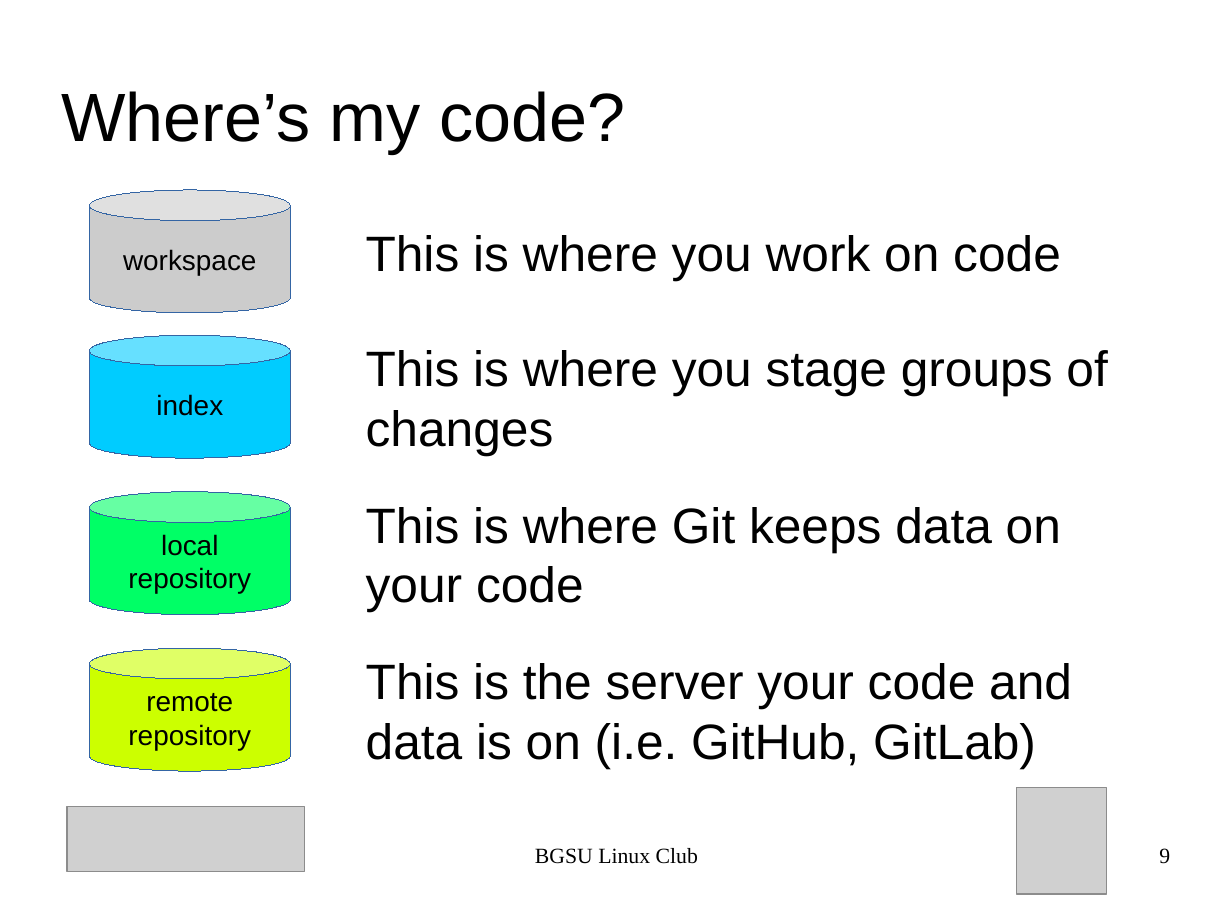
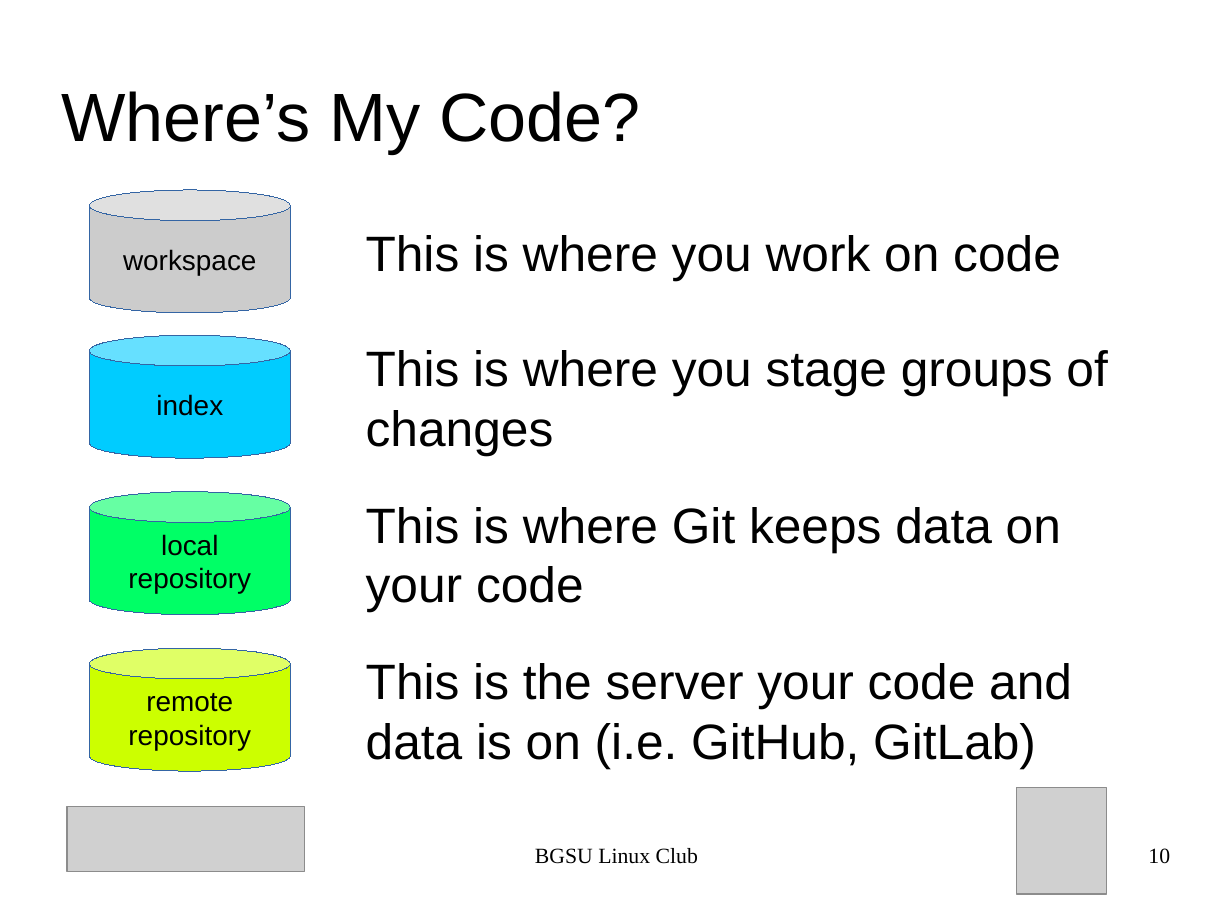
Before and after one commit to BGSU-Linux-Club/BGSU-Git-Tutorial, a slide deck: slide 10 of presentation.odp (slide 9 before the commit). Drawn at 1232x924 pixels with LibreOffice and Linux fonts; fonts in the diff are those of the drawing; grey boxes stand for pictures. Boxes give left, top, right and bottom in pixels: in the first picture for what was removed or moved away, otherwise in the second. Text is boxed around its words. In the diff, an @@ line names an element or a change of style, - is before the commit and + after.

```diff
--- a/presentation.odp
+++ b/presentation.odp
@@ title at [62, 91, 641, 153]: text changed @@
-Where’s my code?
+Where’s My Code?
@@ page number at [1148, 848, 1170, 864]: text changed @@
-9
+10
```
Also in this commit, not shown: 3 other slides changed, 4 slides added, 3 other files.
